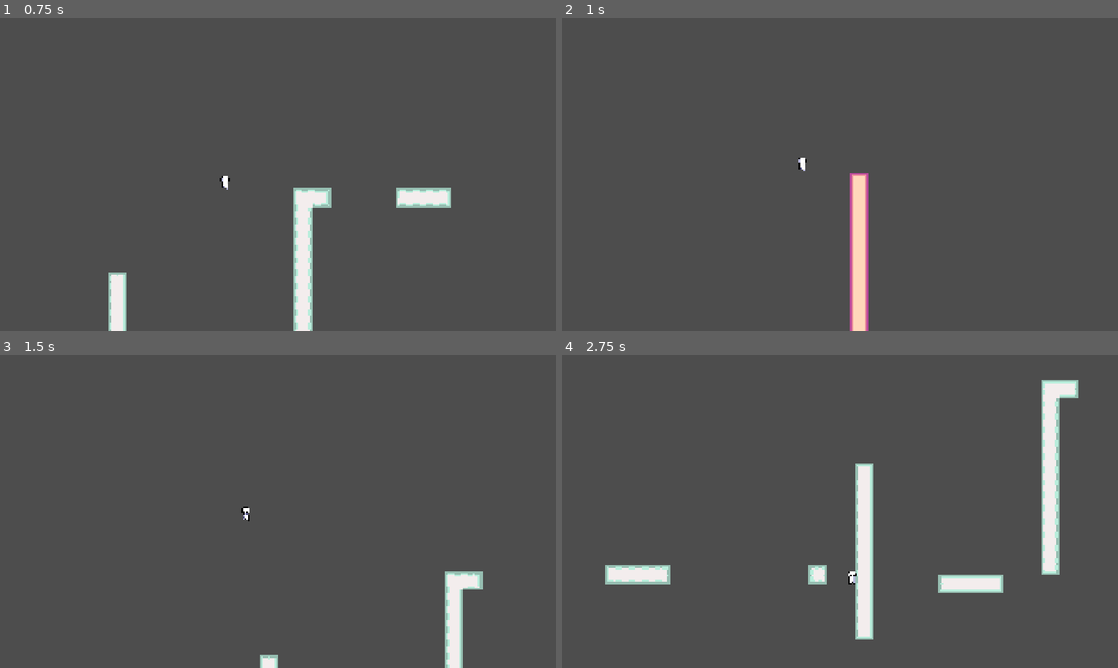
Above: before the commit, frames 1-4 (two rows, left to right).
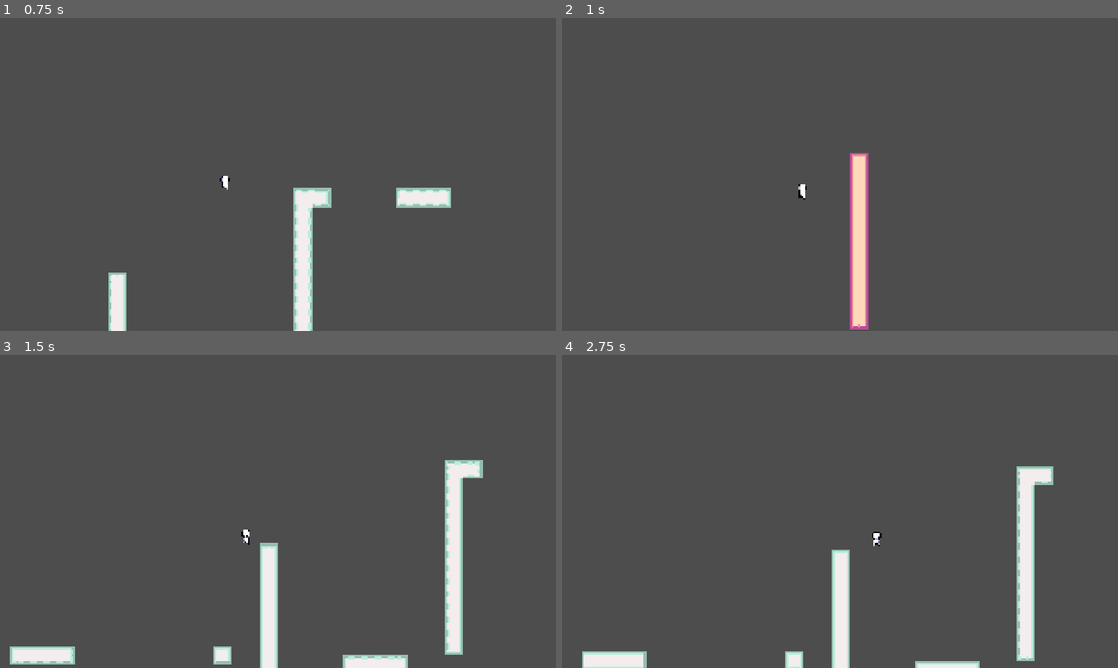
Above: after the commit, the same moments.

Repository: DanielPavlov175/Glitchy
Game: Godot game, scene res://scenes/main.tscn
Same seed, same stepped clock (60 frames per second), same inputs: the game is played once before the commit and once after it.
Inputs:
- Up to frame 1 (0.75 s): hold A (move_right) from 0.53 s (still down); tap Shift (dash) at 0.6 s
- Up to frame 2 (1 s): keep holding A (move_right); tap Space (jump) at 0.77 s; tap R (glitch) at 0.8 s
- Up to frame 3 (1.5 s): keep holding A (move_right); tap Space (jump) at 1.07 s; tap R (glitch) at 1.35 s
- Up to frame 4 (2.75 s): tap Space (jump) at 1.52, 1.55, 1.82, 2.1 s; release A (move_right) at 2.03 s; hold D (move_left) from 2.03 s (still down); tap Shift (dash) at 2.3 s

Frame 1 is identical in both runs. In frame 2, 0.4% of the frame differs, in the area x 42-56%, y 43-100%; in frame 3, 4.5%; in frame 4, 10%, in the area x 3-93%, y 8-100%.

Commit message:
IDK

Diff:
--- a/glitchy/scenes/player.tscn
+++ b/glitchy/scenes/player.tscn
@@ -124,15 +124,15 @@
 z_index = 67
 position_smoothing_enabled = true
 
-[node name="dash_length" type="Timer" parent="." unique_id=1327242160]
+[node name="DashLenght" type="Timer" parent="." unique_id=1327242160]
 wait_time = 0.08
 one_shot = true
 
-[node name="dash_cooldown" type="Timer" parent="." unique_id=378914251]
+[node name="DashCD" type="Timer" parent="." unique_id=378914251]
 one_shot = true
 
-[node name="coyote_timer" type="Timer" parent="." unique_id=882932919]
-wait_time = 0.15
+[node name="CoyoteTimer" type="Timer" parent="." unique_id=882932919]
+wait_time = 0.1
 one_shot = true
 
-[connection signal="timeout" from="dash_length" to="." method="_on_dash_length_timeout"]
+[connection signal="timeout" from="DashLenght" to="." method="_on_dash_length_timeout"]
--- a/glitchy/scripts/death_barrier.gd
+++ b/glitchy/scripts/death_barrier.gd
@@ -6,4 +6,4 @@
 func _on_body_entered(body: Node2D) -> void:
 	manager.death_counter +=1
 	manager.current_world = manager.world.city
-	get_tree().reload_current_scene()
+	#get_tree().reload_current_scene()
--- a/glitchy/scripts/player.gd
+++ b/glitchy/scripts/player.gd
@@ -7,85 +7,83 @@
 var acceleration: float = 7500.0
 var braking: float = 10000.0
 
-@onready var dash_length: Timer = $dash_length
-@onready var dash_cooldown: Timer = $dash_cooldown
-@onready var coyote_timer: Timer = $coyote_timer
+@onready var dash_length: Timer = $DashLenght
+@onready var dash_cooldown: Timer = $DashCD
+@onready var coyote_timer: Timer = $CoyoteTimer
 @onready var player: CharacterBody2D = $"."
 @onready var animation: AnimatedSprite2D = $AnimatedSprite2D
 
 var current_movement_animation: String = ""
 
-# Dash function
+#dash function
 func dash():
-	dash_length.start()
-	dash_cooldown.start()
+    dash_length.start()
+    dash_cooldown.start()
 
-# Glitch (world change) function
+#glitch (world change) function
 func glitch():
-	if manager.current_world == manager.world.city:
-		player.set_collision_mask_value(2, true)
-		player.set_collision_mask_value(1, false)
-		manager.current_world = manager.world.nature
-	elif manager.current_world == manager.world.nature:
-		player.set_collision_mask_value(1, true)
-		player.set_collision_mask_value(2, false)
-		manager.current_world = manager.world.city
+    if manager.current_world == manager.world.city:
+        player.set_collision_mask_value(2, true)
+        player.set_collision_mask_value(1, false)
+        manager.current_world = manager.world.nature
+    elif manager.current_world == manager.world.nature:
+        player.set_collision_mask_value(1, true)
+        player.set_collision_mask_value(2, false)
+        manager.current_world = manager.world.city
+func _physics_process(delta: float) -> void:
+    var was_on_floor = is_on_floor()
+    var direction := Input.get_axis("move_right", "move_left")
+
+# add the gravity.
+    if not is_on_floor():
+        velocity += get_gravity() * delta
+
+# handle jump.
+    if Input.is_action_just_pressed("jump") and (is_on_floor() or !coyote_timer.is_stopped()):
+        velocity.y = JUMP_VELOCITY
+
+# flip sprite depending on direction
+    if direction != 0.0:
+        animation.flip_h = direction < 0.0
 
 
-func _physics_process(delta: float) -> void:
-	# Add the gravity.
-	if not is_on_floor():
-		velocity += get_gravity() * delta
+    if Input.is_action_just_pressed("dash") and dash_cooldown.is_stopped():
+        dash()
 
-	# Handle jump.
-	if Input.is_action_just_pressed("jump") and (is_on_floor() or !coyote_timer.is_stopped()):
-		velocity.y = JUMP_VELOCITY
 
-	# Get the input direction and handle the movement/deceleration.
-	var direction := Input.get_axis("move_right", "move_left")
+    if Input.is_action_just_pressed("glitch"):
+        glitch()
 
-	# Flip sprite depending on direction
-	if direction != 0.0:
-		animation.flip_h = direction < 0.0
 
-	if Input.is_action_just_pressed("dash") and dash_cooldown.is_stopped():
-		dash()
+    update_horizontal_movement(direction, delta)
+    move_and_slide()
+    update_animation()
 
-	update_horizontal_movement(direction, delta)
+    if was_on_floor && !is_on_floor():
+        coyote_timer.start()
 
-	if Input.is_action_just_pressed("glitch"):
-		glitch()
+#update the horizontal movement based on input and dash
+func update_horizontal_movement(direction: float, delta: float) -> void:
+    if not dash_length.is_stopped():
+        velocity.x = direction * run_speed * DASH_MULTIPLIER
+        return
 
-	var was_on_floor = is_on_floor()
+    # drop back to regular speed as soon as the dash ends.
+    velocity.x = clampf(velocity.x, -run_speed, run_speed)
 
-	move_and_slide()
-	update_animation()
+    var target_speed := direction * run_speed
+    var rate := braking if direction == 0.0 else acceleration
+    velocity.x = move_toward(velocity.x, target_speed, rate * delta)
 
-	if was_on_floor && !is_on_floor():
-		coyote_timer.start()
+#update the animation based on the player's state
+func update_animation() -> void:
+    var next_animation: String = "idle"
 
-# Update the horizontal movement based on input and dash
-func update_horizontal_movement(direction: float, delta: float) -> void:
-	if not dash_length.is_stopped():
-		velocity.x = direction * run_speed * DASH_MULTIPLIER
-		return
+    if not is_on_floor():
+        next_animation = "jump"
+    elif absf(velocity.x) > 1.0:
+        next_animation = "move"
 
-	# Drop back to regular speed as soon as the dash ends.
-	velocity.x = clampf(velocity.x, -run_speed, run_speed)
-
-	var target_speed := direction * run_speed
-	var rate := braking if direction == 0.0 else acceleration
-	velocity.x = move_toward(velocity.x, target_speed, rate * delta)
-
-# Update the animation based on the player's state
-func update_animation() -> void:
-	var next_animation: String = "idle"
-
-	if not is_on_floor():
-		next_animation = "jump"
-	elif absf(velocity.x) > 1.0:
-		next_animation = "move"
-
-	if next_animation != current_movement_animation:
-		animation.play(next_animation)
-		current_movement_animation = next_animation
+    if next_animation != current_movement_animation:
+        animation.play(next_animation)
+        current_movement_animation = next_animation
